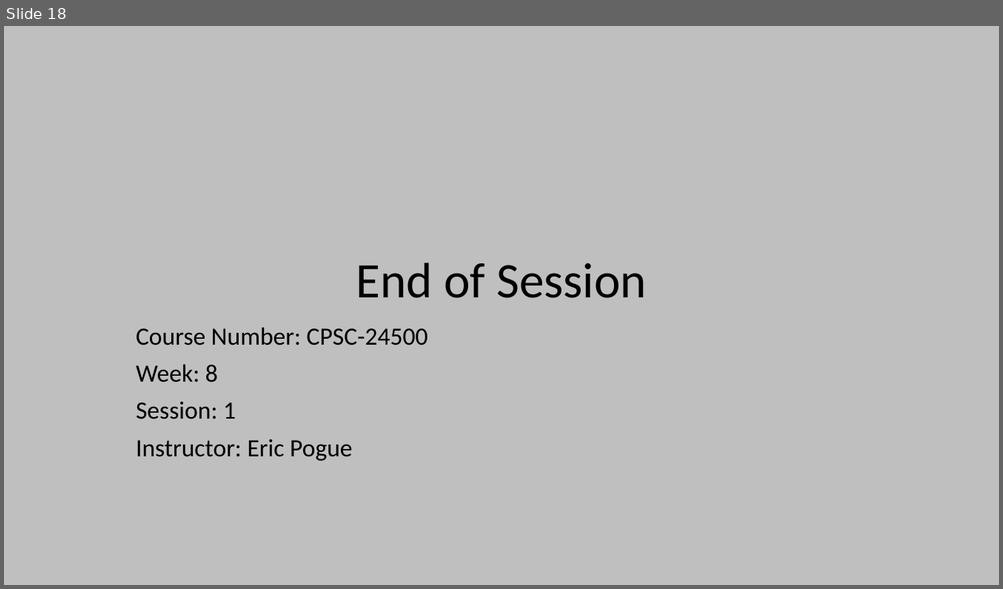
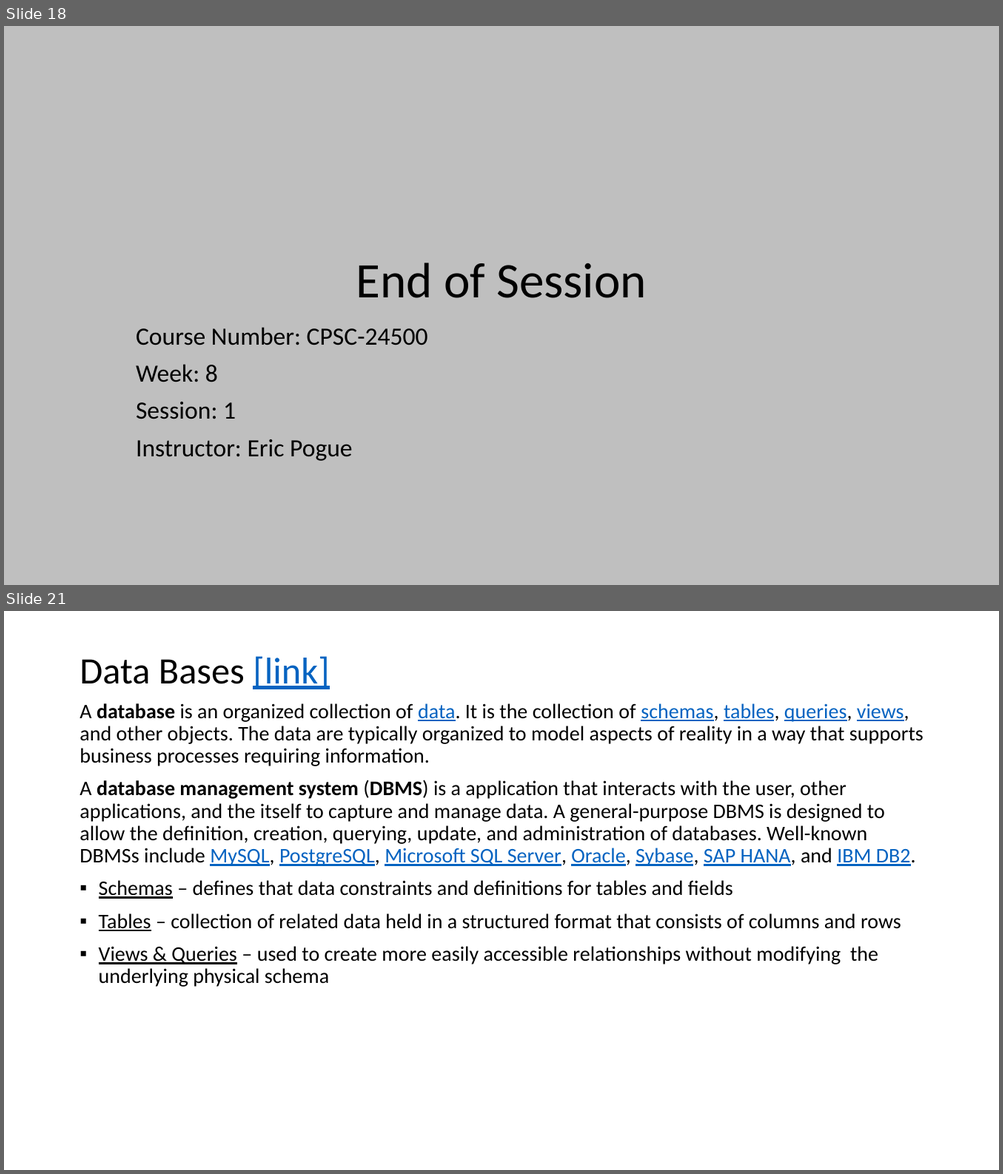
Before and after one commit to EricJPogue/www-epogue-info, a slide deck: CPSC-24500/Week08/2017SpringW08Slides.pptx. Shown one above the other, each under a label of ours: slide 18 before the commit, slides 18 and 21 after it; the slides between them are not shown. The pictures are 1003x589 and 1003x1174 pixels, drawn with LibreOffice and Linux fonts; fonts in the diff are those of the drawing. Boxes give left, top, right and bottom in pixels: in the first picture for what was removed or moved away, otherwise in the second. Text is boxed around its words. In the diff, an @@ line names an element or a change of style, - is before the commit and + after.

```diff
--- a/CPSC-24500/Week08/2017SpringW08Slides.pptx
+++ b/CPSC-24500/Week08/2017SpringW08Slides.pptx
@@ slide 21 added at [4,611,999,1170], background #FFFFFF @@
@@ title added at [79,656,329,689], 36 pt, text #000000 @@
+Data Bases [link]
@@ text added at [79,703,923,987], 20 pt, text #000000 @@
+A database is an organized collection of data. It is the collection of schemas, tables, queries, views, and other objects. The data are typically organized to model aspects of reality in a way that supports business processes requiring information.
+A database management system (DBMS) is a application that interacts with the user, other applications, and the itself to capture and manage data. A general-purpose DBMS is designed to allow the definition, creation, querying, update, and administration of databases. Well-known DBMSs include MySQL, PostgreSQL, Microsoft SQL Server, Oracle, Sybase, SAP HANA, and IBM DB2.
+▪ Schemas – defines that data constraints and definitions for tables and fields
+▪ Tables – collection of related data held in a structured format that consists of columns and rows
+▪ Views & Queries – used to create more easily accessible relationships without modifying the underlying physical schema
```
Also in this commit, not shown: 7 slides changed, 16 other slides added, 14 slides removed, 6 other files.
